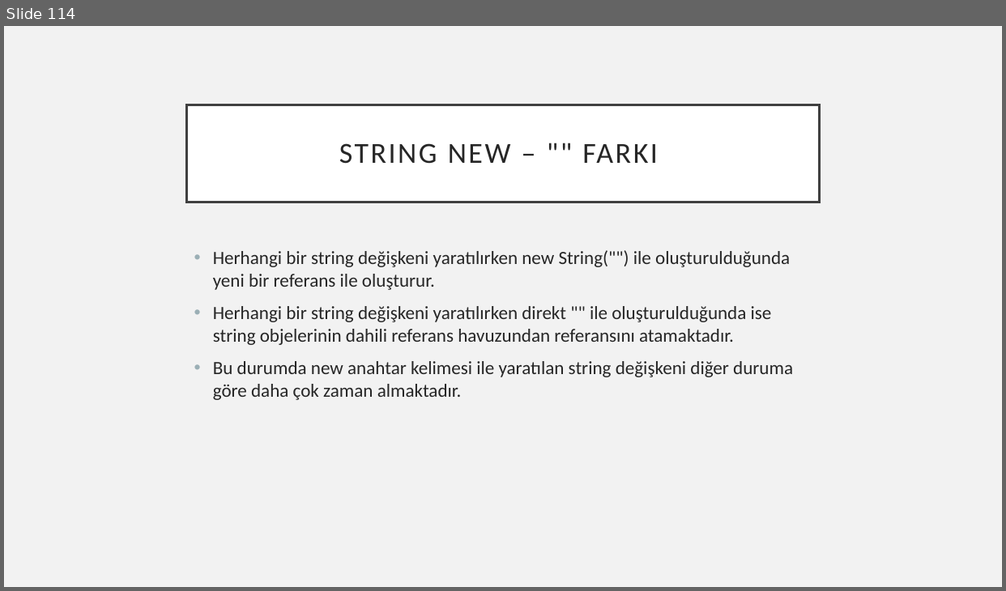
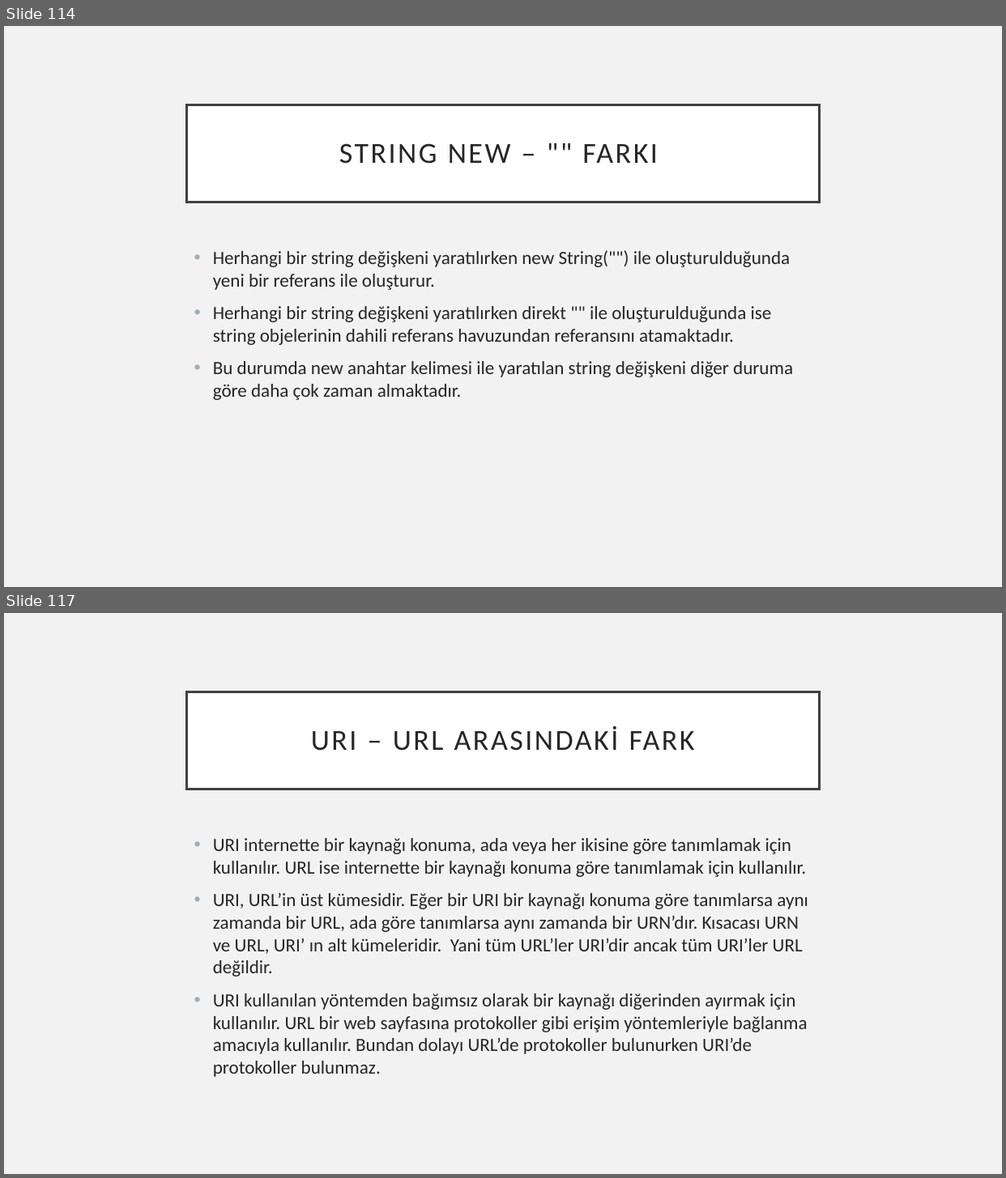
Before and after one commit to 207-Atmosware-Java-Bootcamp/6_hafta_sali_carsamba_odevi-ardakozann, a slide deck: Turkcell_bootcamp_ArdaKozan.pptx. Shown one above the other, each under a label of ours: slide 114 before the commit, slides 114 and 117 after it; the slides between them are not shown. The pictures are 1006x591 and 1006x1178 pixels, drawn with LibreOffice and Linux fonts; fonts in the diff are those of the drawing. Boxes give left, top, right and bottom in pixels: in the first picture for what was removed or moved away, otherwise in the second. Text is boxed around its words. In the diff, an @@ line names an element or a change of style, - is before the commit and + after.

Commit message:
URI URL arasindaki fark ödevi yapıldı.

```diff
--- a/Turkcell_bootcamp_ArdaKozan.pptx
+++ b/Turkcell_bootcamp_ArdaKozan.pptx
@@ slide 117 added at (x1=4, y1=613, x2=1002, y2=1174), background #F2F2F2 @@
@@ title added at (x1=187, y1=692, x2=819, y2=789), fill #FFFFFF, outline #404040 2.5 pt, 28 pt, text #262626 @@
+URI – URL ARASINDAKI FARK
@@ text added at (x1=213, y1=838, x2=808, y2=1077), 18 pt, text #262626 @@
+• URI internette bir kaynağı konuma, ada veya her ikisine göre tanımlamak için kullanılır. URL ise internette bir kaynağı konuma göre tanımlamak için kullanılır.
+• URI, URL’in üst kümesidir. Eğer bir URI bir kaynağı konuma göre tanımlarsa aynı zamanda bir URL, ada göre tanımlarsa aynı zamanda bir URN’dır. Kısacası URN ve URL, URI’ ın alt kümeleridir. Yani tüm URL’ler URI’dir ancak tüm URI’ler URL değildir.
+• URI kullanılan yöntemden bağımsız olarak bir kaynağı diğerinden ayırmak için kullanılır. URL bir web sayfasına protokoller gibi erişim yöntemleriyle bağlanma amacıyla kullanılır. Bundan dolayı URL’de protokoller bulunurken URI’de protokoller bulunmaz.
```
Also in this commit, not shown: 2 other slides added.
